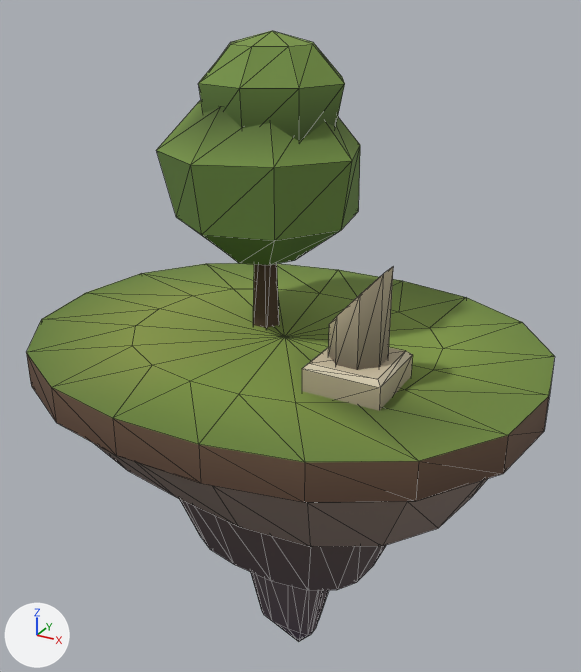
An edit to the glTF model public/assets/arena-kit/ile_lointaine_B.glb, drawn before and after from the same camera.
The view is the same before and after, from a camera (50 mm lens) standing at (3.05, -5.45, 2.74) and looking at (-0.03, 0.15, -0.06). Every picture has the same lights, and +X, +Y and +Z are marked at lower left. The older version comes first. Mesh edges are drawn as thin lines. Where no turn or scale is listed for an object, it has been applied to the vertices. Vertices at exactly the same position are counted once.

The first picture shows 'ile_lointaine_B'.
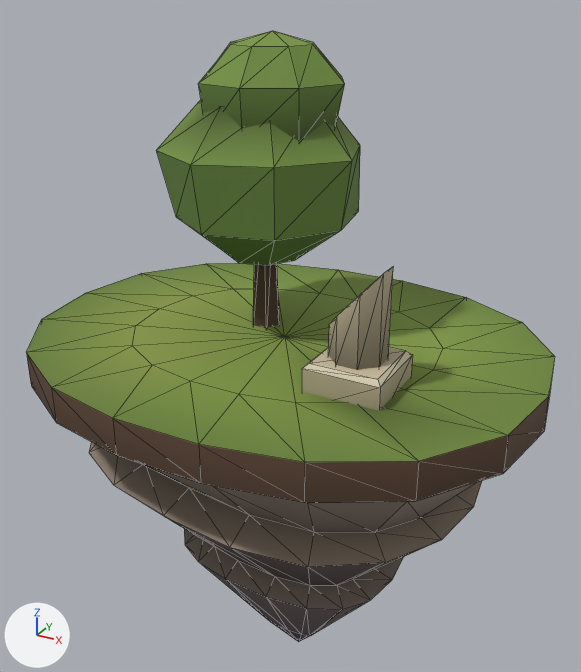
Boxes [x1, y1, x2, y2] around the edits, measured in the pictures (581 x 672 px; the box of a moved part takes in the faces that stretch with it):
part 1 of me_ile_lointaine_b, moved or reshaped: before [95, 444, 487, 642]; after [89, 442, 482, 642]
part 2 of me_ile_lointaine_b, recoloured: [26, 353, 550, 503] in both
part 3 of me_ile_lointaine_b, edited (looks the same): [231, 556, 357, 642] in both
part 4 of me_ile_lointaine_b, edited (looks the same): [215, 369, 409, 504] in both

The change, as a diff of the scene's bpy script:
```diff
--- a/public/assets/arena-kit/ile_lointaine_B.glb.py
+++ b/public/assets/arena-kit/ile_lointaine_B.glb.py
@@ me_ile_lointaine_b @@
 me_ile_lointaine_b.from_pydata(...)  # 272 vertices, 504 faces; spans x -2.2..2.2, y -1.79..1.79, z -2.81..2.81
 # used by ob_ile_lointaine_b; location = (0.0, 0.0, -0.39)
+# me_ile_lointaine_b part 1: 90 of 272 vertices moved; they spanned x -1.75..1.72, y -1.26..1.32, z -2.66..-0.53 and now span x -1.75..1.74, y -1.42..1.37, z -2.66..-0.53; mean shift (0.0, 0.0, 0.01); largest move (0.53, 0.14, -1.75) -> (1.07, 0.34, -1.73)
+# me_ile_lointaine_b part 2: 72 faces centred in x -2.16..2.16, y -1.79..1.79, z 0.03..0.29 are repainted in the vertex colours; the middle colour goes from brown #5f4738 to brown #513d2e
+# me_ile_lointaine_b part 3: 90 faces centred in x -1.08..1.14, y -0.82..0.8, z -2.71..-0.97 are repainted in the vertex colours; the middle colour goes from dark grey #53474b to dark grey #605555
+# me_ile_lointaine_b part 4: 111 faces centred in x -1.92..1.91, y -1.52..1.53, z -1.74..0.46 are repainted in the vertex colours; the middle colour goes from dark grey #453b47 to brown #85786d
 me_ile_lointaine_b.materials.append(mat_arena_kit)
```
